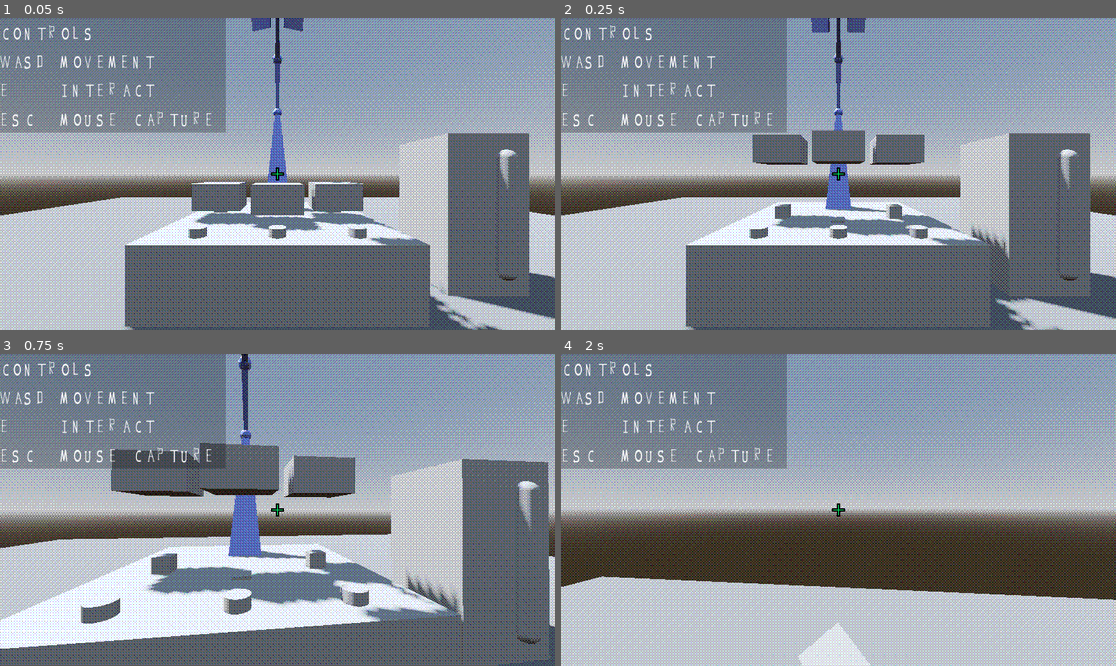
Above: before the commit, frames 1-4 (two rows, left to right).
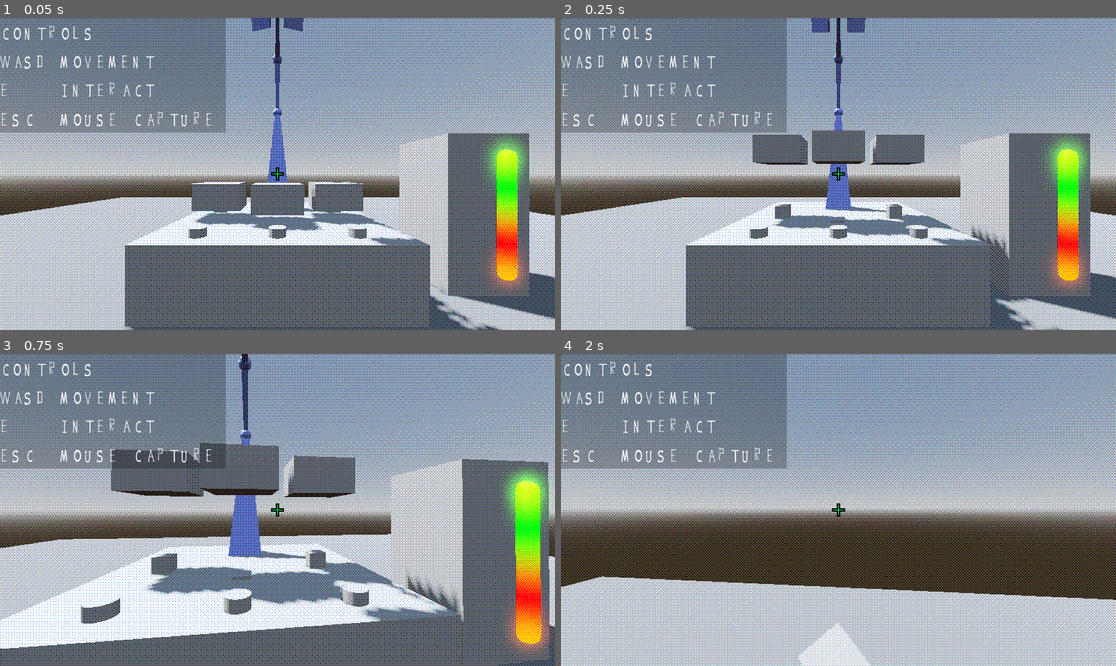
Above: after the commit, the same moments.

Repository: anniesanap/COMP-360-Group-2-Assignment-4
Game: Godot game, scene res://root.tscn
Two runs of this game, one before a commit and one after it. Both use one fixed random seed, a clock stepped at 60 frames per second and the inputs below.
Inputs (mouse positions are in pixels of both pictures, inside the frame that each line leads up to):
- Up to frame 1 (0.05 s): no input
- Up to frame 2 (0.25 s): no input
- Up to frame 3 (0.75 s): move the mouse to (305, 510) at 0.52 s; hold W (move_forward) from 0.53 s (still down); hold E (interact) from 0.53 s (still down)
- Up to frame 4 (2 s): keep holding W (move_forward); tap Space (jump) at 0.77, 1.52 s; move the mouse to (810, 510) at 1.27 s; release E (interact) at 1.28 s; tap E (interact) at 1.35 s

The runs differ from the first frame. In frame 1, 2.1% of the frame differs, in the area x 86-97%, y 36-89%; in frame 2, 2.1%; in frame 3, 3.0%, in the area x 90-100%, y 34-99%; in frame 4, nothing differs.

Commit message:
Add shader to life bar

Diff:
--- /dev/null
+++ b/life_bar.gdshader
@@ -0,0 +1,18 @@
+shader_type spatial;
+
+uniform float lives = 2.0;
+uniform int max_lives = 2;
+uniform vec2 y_bounds = vec2(-1.0, 1.0);
+
+void vertex() {
+	COLOR.r = mix(0.0, 1.0, 0.33 - VERTEX.y);
+	COLOR.g = mix(0.0, 1.0, 0.33 + VERTEX.y);
+	COLOR.b = 0.0;
+	COLOR.a = VERTEX.y;
+}
+
+void fragment() {
+	ALBEDO = COLOR.rgb;
+	EMISSION = COLOR.rgb * 2.0;
+	//ALPHA = COLOR.b + y_bounds.x < lives / float(max_lives) ? 0.0 : 1.0;
+}
--- a/root.tscn
+++ b/root.tscn
@@ -10,6 +10,7 @@
 [ext_resource type="Shader" path="res://dither.gdshader" id="7_x1o7q"]
 [ext_resource type="Script" path="res://lives_counter.gd" id="8_fr3re"]
 [ext_resource type="Texture2D" uid="uid://dlfqishbq34t6" path="res://64x64_dither.png" id="8_x6vmd"]
+[ext_resource type="Shader" path="res://life_bar.gdshader" id="9_eekud"]
 [ext_resource type="Script" path="res://screen_dither.gd" id="9_w574o"]
 [ext_resource type="FontFile" uid="uid://b7gbqdiap2spu" path="res://Assignment4-Regular.otf" id="11_cq1h0"]
 [ext_resource type="Script" path="res://corner_text.gd" id="12_qm80r"]
@@ -575,7 +576,15 @@
 [sub_resource type="BoxShape3D" id="BoxShape3D_bot40"]
 size = Vector3(1, 2, 1)
 
+[sub_resource type="ShaderMaterial" id="ShaderMaterial_3turx"]
+render_priority = 0
+shader = ExtResource("9_eekud")
+shader_parameter/lives = 2.0
+shader_parameter/max_lives = 3
+shader_parameter/y_bounds = Vector2(-1, 1)
+
 [sub_resource type="CapsuleMesh" id="CapsuleMesh_rnkr7"]
+material = SubResource("ShaderMaterial_3turx")
 radius = 0.1
 height = 1.6
 
Not shown: 1 places in root.tscn that only renumber resources
